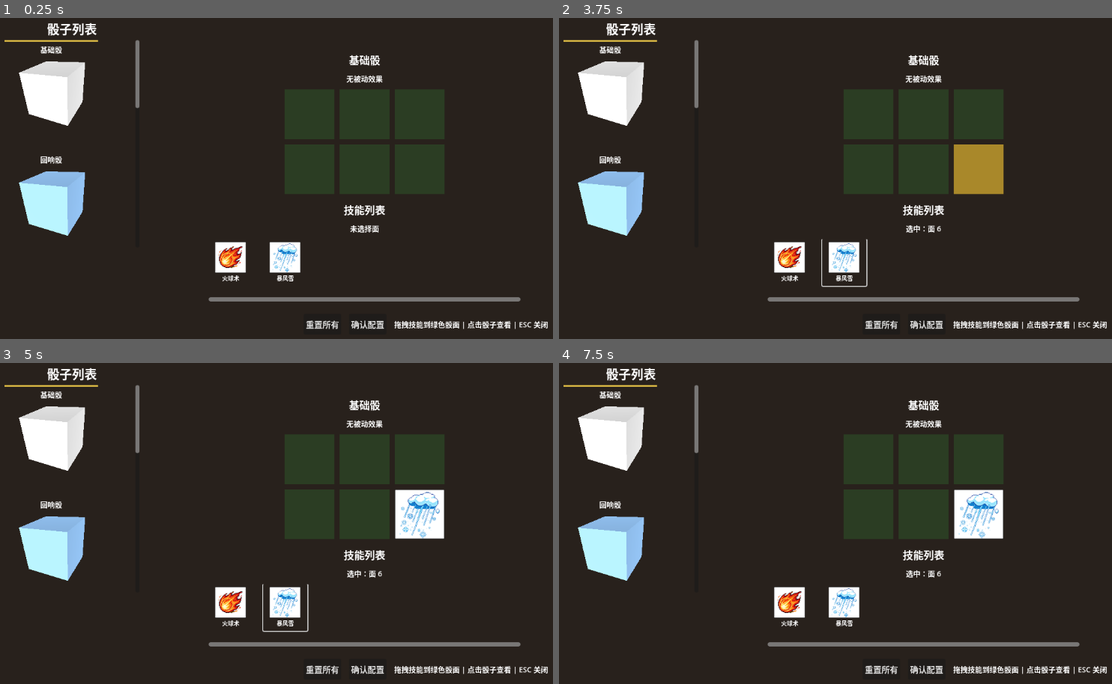
Above: before the commit, frames 1-4 (two rows, left to right).
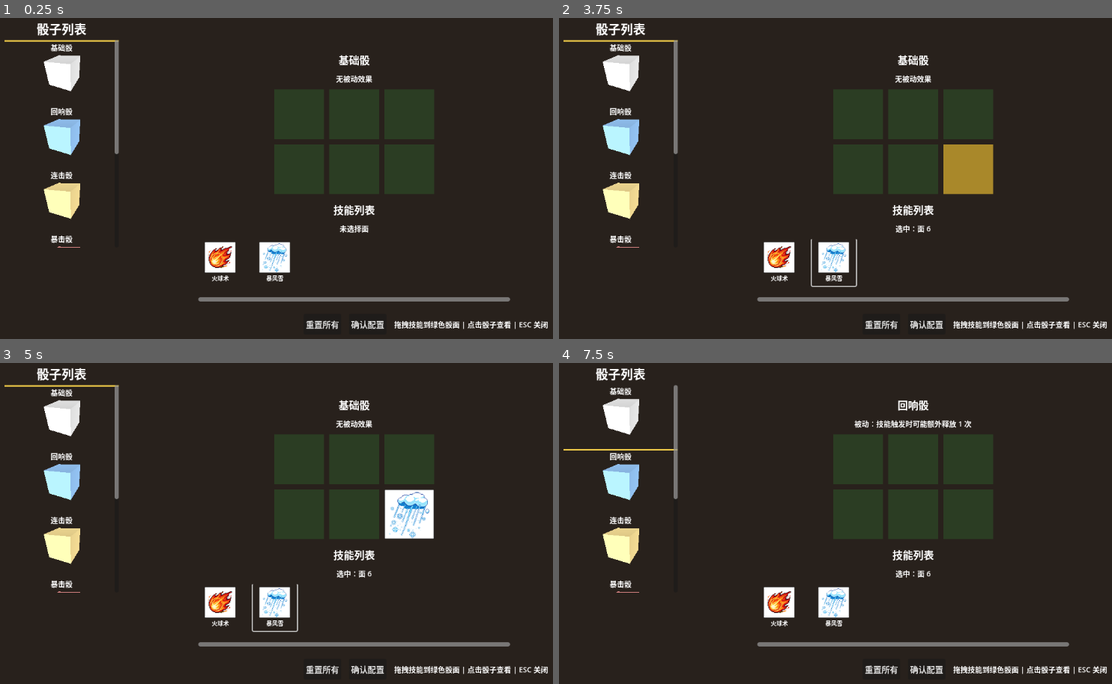
Above: after the commit, the same moments.

Repository: Beezui/trae_godot_dice
Game: Godot game, scene res://scenes/ui/skill_equip_ui_new.tscn
Same seed, same stepped clock (60 frames per second), same inputs: the game is played once before the commit and once after it. This scene is started directly instead of the project's main scene.
Inputs (mouse positions are in pixels of both pictures, inside the frame that each line leads up to; where the layout moved, square brackets give the same spot in the first picture):
- Up to frame 1 (0.25 s): no input
- Up to frame 2 (3.75 s): click (780, 261) [791, 261] at 0.5 s; click (835, 261) [846, 261] at 1.25 s; click "重置所有" at 2 s; click "确认配置" at 2.75 s; tap Enter (ui_accept) at 3.5 s; move the mouse to (984, 159) at 3.52 s; hold Up (ui_up) from 3.53 s (still down); tap 1 at 3.6 s; click (984, 159) at 3.67 s
- Up to frame 3 (5 s): tap Enter (ui_accept) at 3.77, 4.25 s; release Up (ui_up) at 4.25 s; drag from (171, 539) to (265, 587) at 4.27 s
- Up to frame 4 (7.5 s): tap Enter (ui_accept) at 5, 6.5, 6.77, 7.25 s; move the mouse to (912, 449) at 5.02 s; hold Up (ui_up) 5.03-5.75 s; tap 3 at 5.1 s; drag from (824, 587) to (675, 472) at 5.77 s; move the mouse to (1034, 571) at 6.52 s; hold A 6.53-7.25 s; tap 5 at 6.6 s; drag from (675, 472) to (763, 436) at 7.27 s

The runs differ from the first frame. In frame 1, 9.4% of the frame differs, in the area x 3-95%, y 1-89%; in frame 2, 9.7%; in frame 3, 10%; in frame 4, 11%, in the area x 0-95%, y 1-89%.

Commit message:
fix: 缩减骰子列表 3D 视口高度，优化间距
- 视口尺寸从 180x180 改为 160x100
- 骰子间距从 6 改为 1
- 移除调试代码

Diff:
--- a/scenes/ui/skill_equip_ui_new.gd
+++ b/scenes/ui/skill_equip_ui_new.gd
@@ -35,6 +35,13 @@
 		push_error("【技能穿戴 UI】dice_list_container 未找到！")
 		print_tree()
 		return
+
+	# 设置 DiceListContainer 宽度与父节点一致
+	dice_list_container.custom_minimum_size.x = $MainContainer/LeftPanel/DiceListScroll.size.x
+	dice_list_container.custom_minimum_size.y = 0  # 垂直方向不限制
+
+	# 强制设置 separation
+	dice_list_container.add_theme_constant_override("separation", 1)
 
 	dice_info_label = $MainContainer/RightPanel/FaceGridContainer/DiceInfoLabel as Label
 	effect_label = $MainContainer/RightPanel/FaceGridContainer/EffectLabel as Label
@@ -134,9 +141,11 @@
 func _create_dice_button(instance_id: int, instance: Dictionary) -> VBoxContainer:
 	var container = VBoxContainer.new()
 	container.name = "DiceBtn_%d" % instance_id
-	container.size_flags_horizontal = Control.SIZE_SHRINK_CENTER
+	container.size_flags_horizontal = Control.SIZE_EXPAND_FILL
 	container.size_flags_vertical = Control.SIZE_FILL
-	container.add_theme_constant_override("separation", 4)
+	container.add_theme_constant_override("separation", 0)  # 缩小间距
+	# 设置对齐方式为居中
+	container.alignment = BoxContainer.ALIGNMENT_CENTER
 
 	# 名称标签
 	var label = Label.new()
@@ -144,12 +153,13 @@
 	label.horizontal_alignment = HORIZONTAL_ALIGNMENT_CENTER
 	label.add_theme_font_size_override("font_size", 14)
 	label.size_flags_horizontal = Control.SIZE_SHRINK_CENTER
+	label.size_flags_vertical = Control.SIZE_SHRINK_CENTER
 	container.add_child(label)
 
 	# 创建 SubViewport（渲染 3D 内容）
 	var viewport = SubViewport.new()
 	viewport.name = "DiceViewport"
-	viewport.size = Vector2(180, 180)  # 视窗尺寸
+	viewport.size = Vector2(160, 100)  # 视窗尺寸（缩减高度）
 	viewport.transparent_bg = true
 	viewport.canvas_item_default_texture_filter = CanvasItem.TEXTURE_FILTER_NEAREST
 	viewport.render_target_update_mode = SubViewport.UPDATE_ALWAYS
@@ -161,9 +171,9 @@
 	# 使用 SubViewportContainer 包裹 SubViewport
 	var sv_container = SubViewportContainer.new()
 	sv_container.name = "DiceSubViewportContainer"
-	sv_container.custom_minimum_size = Vector2(180, 180)
+	sv_container.custom_minimum_size = Vector2(160, 100)  # 与视口尺寸一致
 	sv_container.size_flags_horizontal = Control.SIZE_SHRINK_CENTER
-	sv_container.size_flags_vertical = Control.SIZE_FILL
+	sv_container.size_flags_vertical = Control.SIZE_SHRINK_CENTER
 	sv_container.stretch = true
 	sv_container.mouse_filter = Control.MOUSE_FILTER_STOP
 	sv_container.add_child(viewport)
--- a/scenes/ui/skill_equip_ui_new.tscn
+++ b/scenes/ui/skill_equip_ui_new.tscn
@@ -32,7 +32,7 @@
 theme_override_constants/separation = 15
 
 [node name="LeftPanel" type="VBoxContainer" parent="MainContainer" unique_id=1875600336]
-custom_minimum_size = Vector2(260, 500)
+custom_minimum_size = Vector2(220, 500)
 layout_mode = 2
 size_flags_horizontal = 0
 
@@ -43,16 +43,17 @@
 horizontal_alignment = 1
 
 [node name="DiceListScroll" type="ScrollContainer" parent="MainContainer/LeftPanel" unique_id=264645242]
-custom_minimum_size = Vector2(260, 400)
-layout_mode = 2
+custom_minimum_size = Vector2(220, 400)
+layout_mode = 1
 size_flags_horizontal = 4
 size_flags_vertical = 5
 
 [node name="DiceListContainer" type="VBoxContainer" parent="MainContainer/LeftPanel/DiceListScroll" unique_id=21762632]
 layout_mode = 2
+custom_minimum_size = Vector2(220, 0)
 size_flags_horizontal = 4
 size_flags_vertical = 4
-theme_override_constants/separation = 6
+theme_override_constants/separation = 3
 
 [node name="RightPanel" type="VBoxContainer" parent="MainContainer" unique_id=845354478]
 layout_mode = 2
